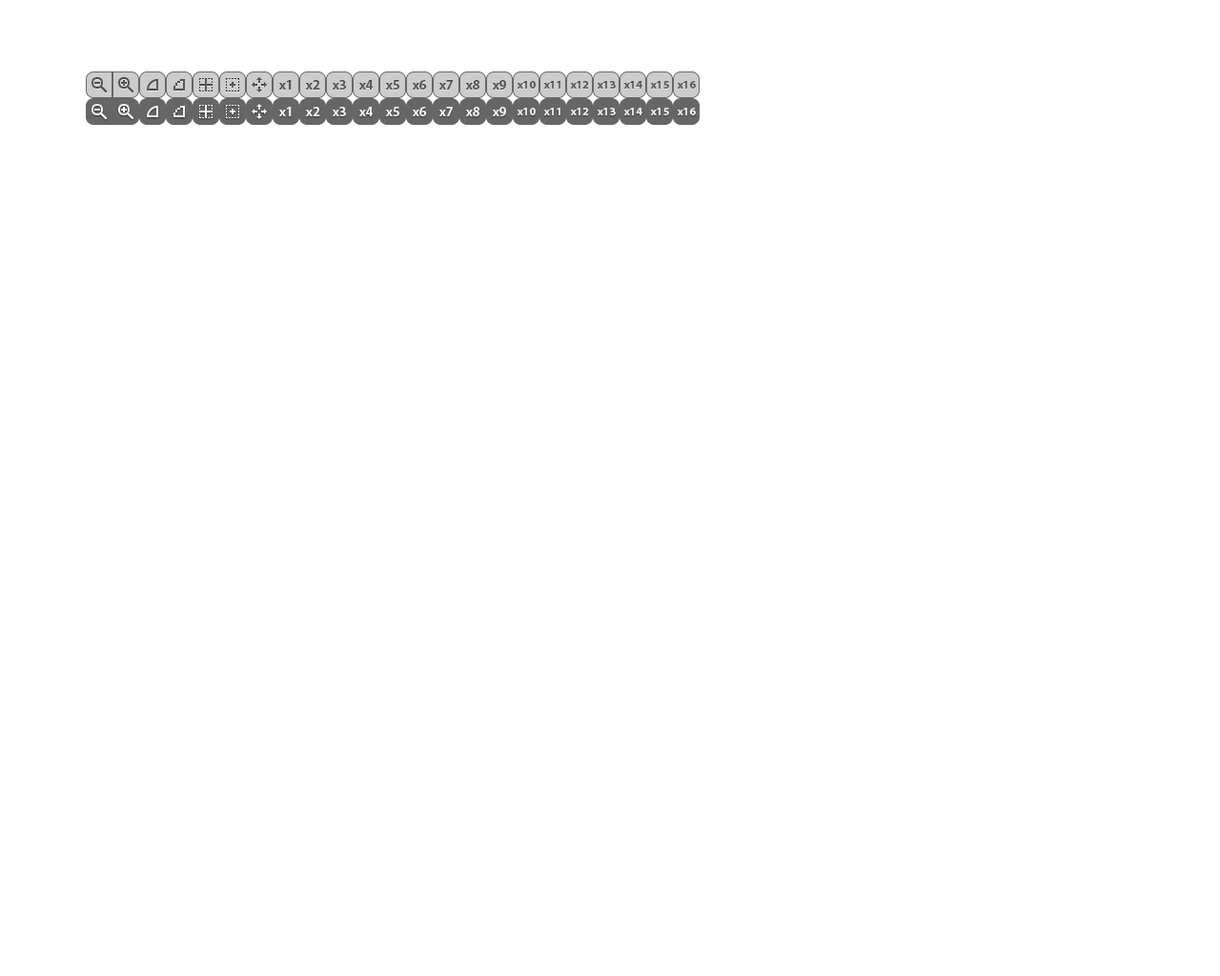
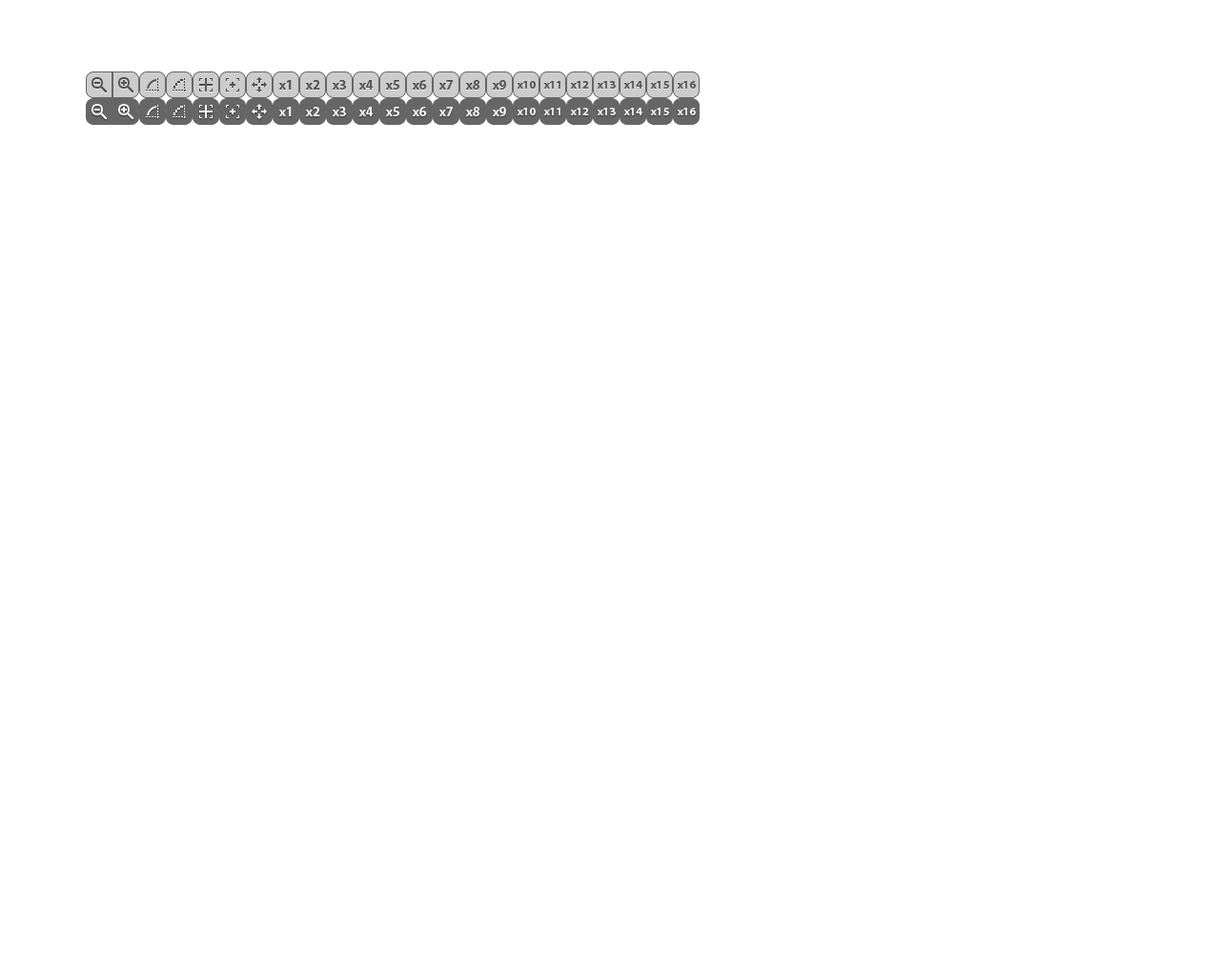
The second 1220px x 976px image is a revision of the first. Changes to its layers:
painted on "图层 7 拷贝" over [199, 78, 240, 92]
painted on "图层 7" over [199, 78, 213, 92]
painted on "图层 6 拷贝" over [172, 78, 186, 92]
painted on "图层 6" over [145, 78, 160, 92]
painted on "图层 4 拷贝" (2nd of 2, in "btn hover") over [145, 104, 240, 119]
